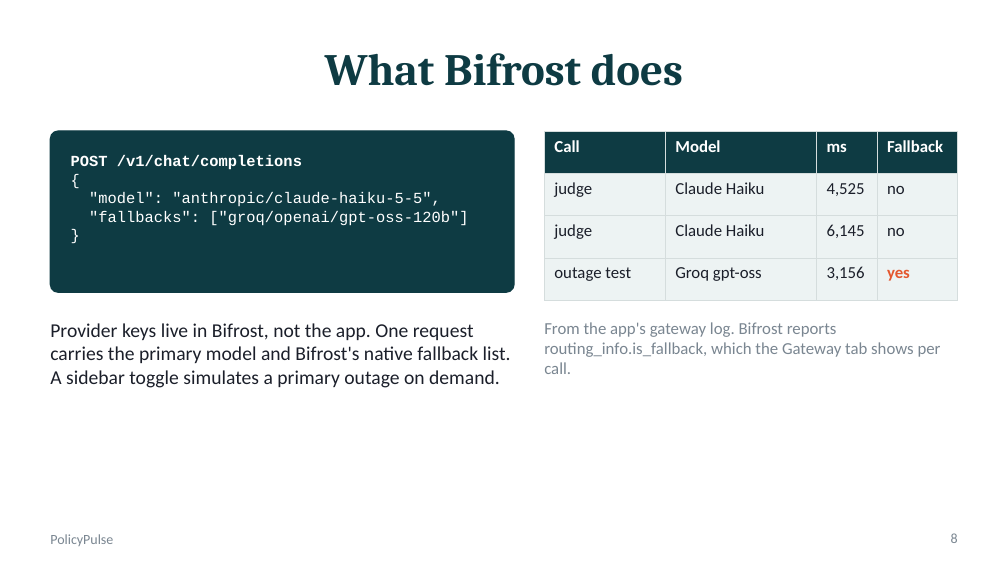
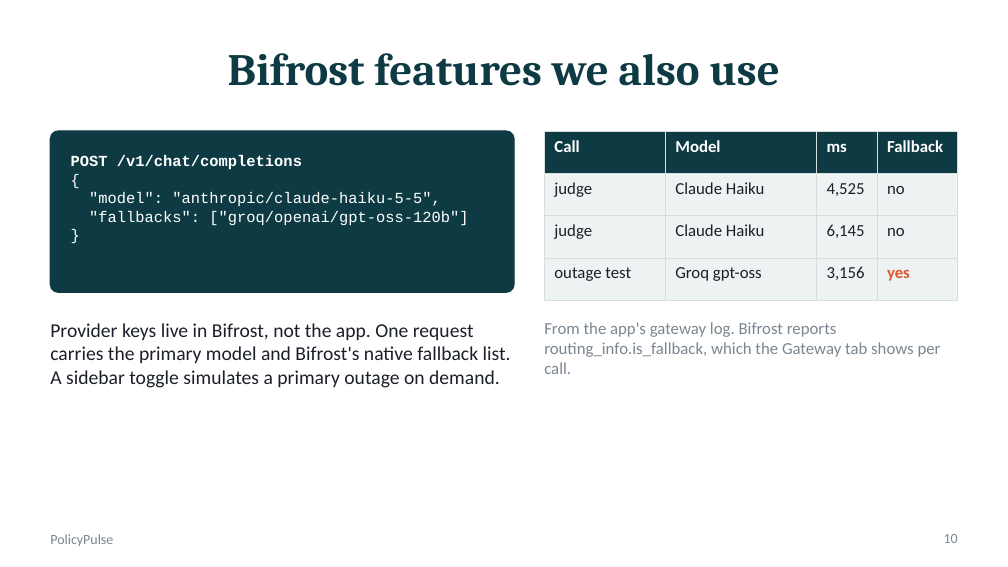
Before and after one commit to sxdkling-ops/policypulse, a slide deck: slide 10 of docs/PolicyPulse_Deck.pptx (slide 8 before the commit). Drawn at 1008x567 pixels with LibreOffice and Linux fonts; fonts in the diff are those of the drawing. Boxes give left, top, right and bottom in pixels: in the first picture for what was removed or moved away, otherwise in the second. Text is boxed around its words. In the diff, an @@ line names an element or a change of style, - is before the commit and + after.

Commit message:
Freshness Guard: a Bifrost plugin that checks answers for stale claims
- Native Go plugin (HTTPTransportPostHook) with annotate, fix, block and off
  modes, per-request x-freshness-guard header, fail-open, and 11 tests.
- Dockerfile builds Bifrost v2.5.1 dynamically and compiles the plugin inside
  Bifrost's transports module so versions always match.
- docker compose runs Bifrost + plugin, the PolicyPulse checker and the app.
- New Freshness Guard tab; the checker opts out of its own checks.
- README and deck reworked for the Bifrost track.

```diff
--- a/docs/PolicyPulse_Deck.pptx
+++ b/docs/PolicyPulse_Deck.pptx
@@ title at (x1=228, y1=53, x2=780, y2=86): text changed @@
-What Bifrost does
+Bifrost features we also use
@@ page number at (x1=944, y1=534, x2=958, y2=543): text changed @@
-8
+10
```
Also in this commit, not shown: 5 other slides changed, 3 slides added, 1 slide removed, 20 other files.
